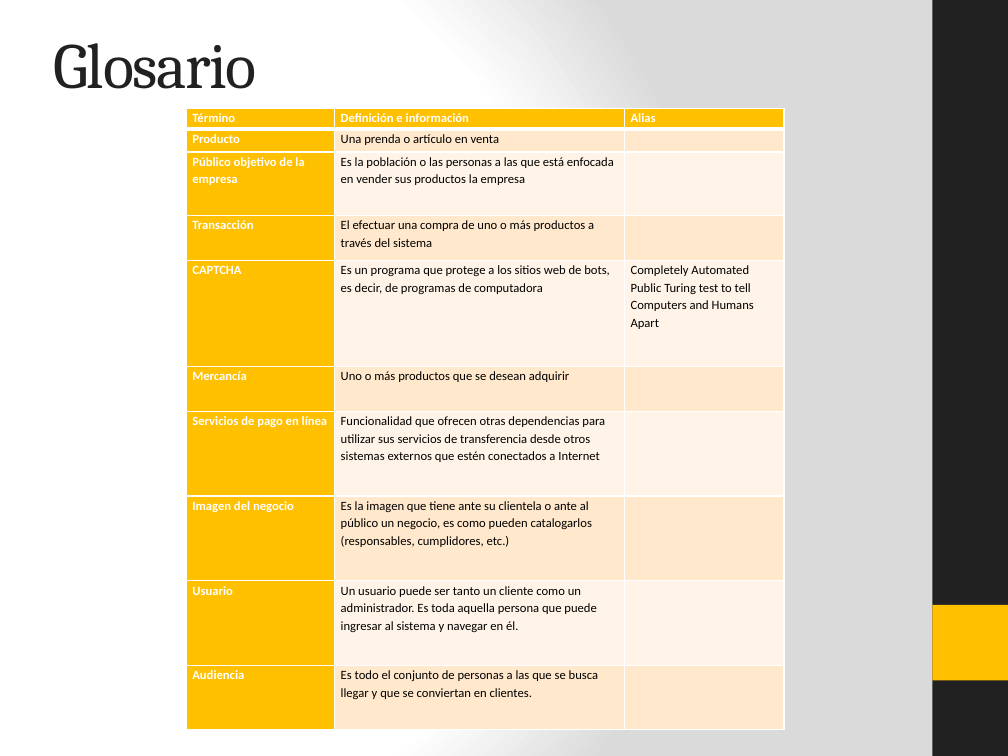
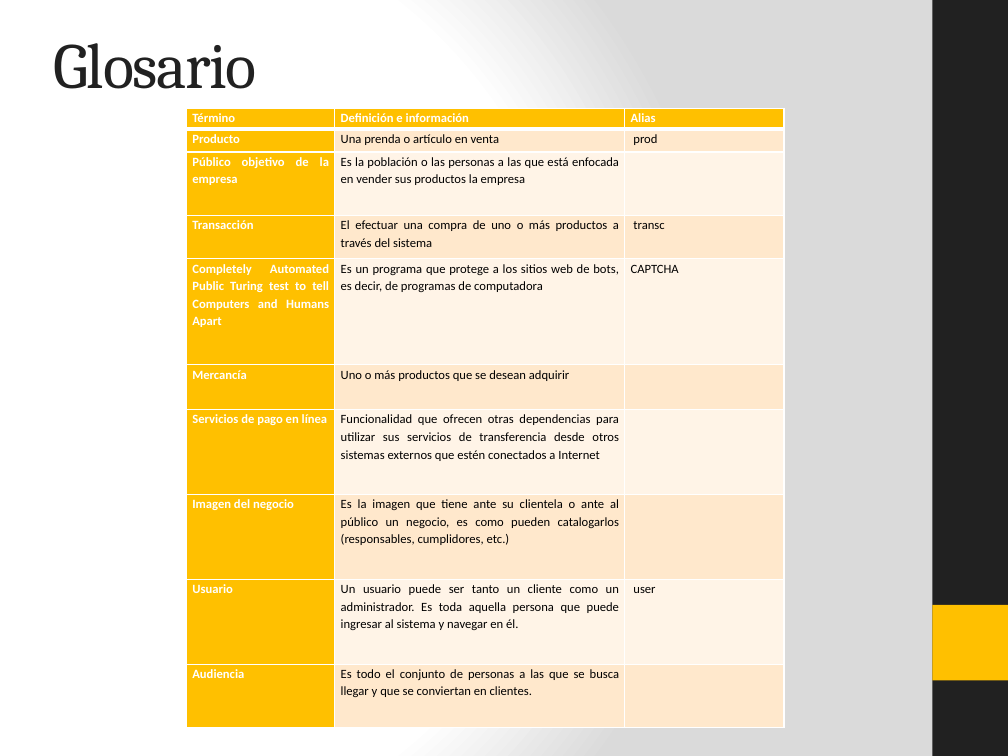
Before and after one commit to juvenmezaa/JYMPsport, a slide deck: slide 5 of Documentacion/Presentación.pptx (slide 4 before the commit). Drawn at 1008x756 pixels with LibreOffice and Linux fonts; fonts in the diff are those of the drawing. Boxes give left, top, right and bottom in pixels: in the first picture for what was removed or moved away, otherwise in the second. Text is boxed around its words. In the diff, an @@ line names an element or a change of style, - is before the commit and + after.

```diff
--- a/Documentacion/Presentación.pptx
+++ b/Documentacion/Presentación.pptx
@@ table at (x1=186, y1=108, x2=784, y2=728) @@
-row 2, column 3: 
+row 2, column 3: prod
-row 4, column 3: 
+row 4, column 3: transc
-row 5, column 1: CAPTCHA
+row 5, column 1: Completely Automated Public Turing test to tell Computers and Humans Apart
-row 5, column 3: Completely Automated Public Turing test to tell Computers and Humans Apart
+row 5, column 3: CAPTCHA
-row 9, column 3: 
+row 9, column 3: user
@@ alignment left to justified @@
```
Also in this commit, not shown: 8 other slides changed, 4 slides added, 1 slide removed, 1 other file.
